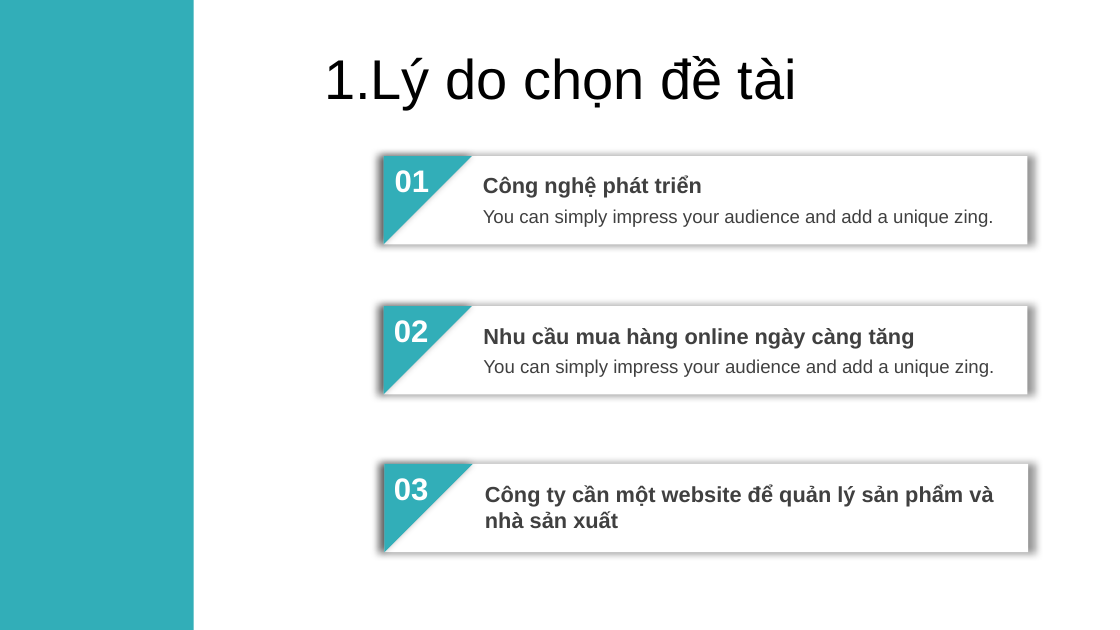
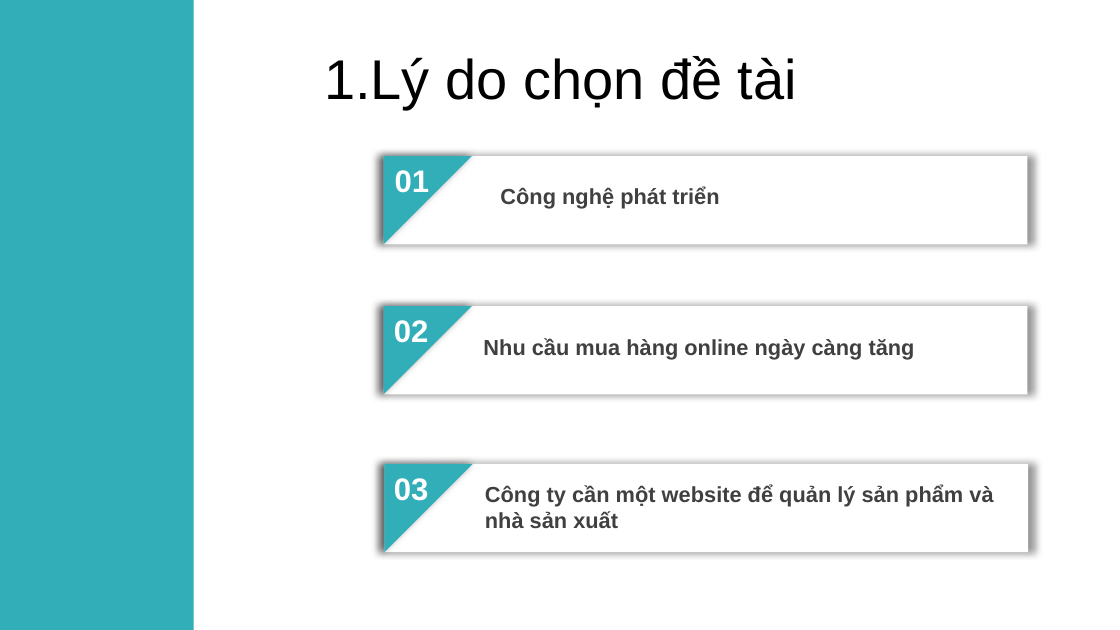
Before and after one commit to ntd1683/project, a slide deck: slide 2 of document/thuyết trình.pptx. Drawn at 1120x630 pixels with LibreOffice and Linux fonts; fonts in the diff are those of the drawing; background and template pictures are left out. Boxes give left, top, right and bottom in pixels: in the first picture for what was removed or moved away, otherwise in the second. Text is boxed around its words. In the diff, an @@ line names an element or a change of style, - is before the commit and + after.

```diff
--- a/document/thuyết trình.pptx
+++ b/document/thuyết trình.pptx
@@ text "Công nghệ phát triển": place and size @@
-text "Công nghệ phát triển" at (483, 176, 702, 198)
+text "Công nghệ phát triển" at (500, 187, 719, 209)
@@ text removed at (483, 209, 993, 227) @@
-You can simply impress your audience and add a unique zing.
@@ text "Nhu cầu mua hàng online ...": place and size @@
-text "Nhu cầu mua hàng online ..." at (483, 327, 915, 348)
+text "Nhu cầu mua hàng online ..." at (483, 338, 915, 360)
@@ text removed at (483, 359, 994, 377) @@
-You can simply impress your audience and add a unique zing.
```
